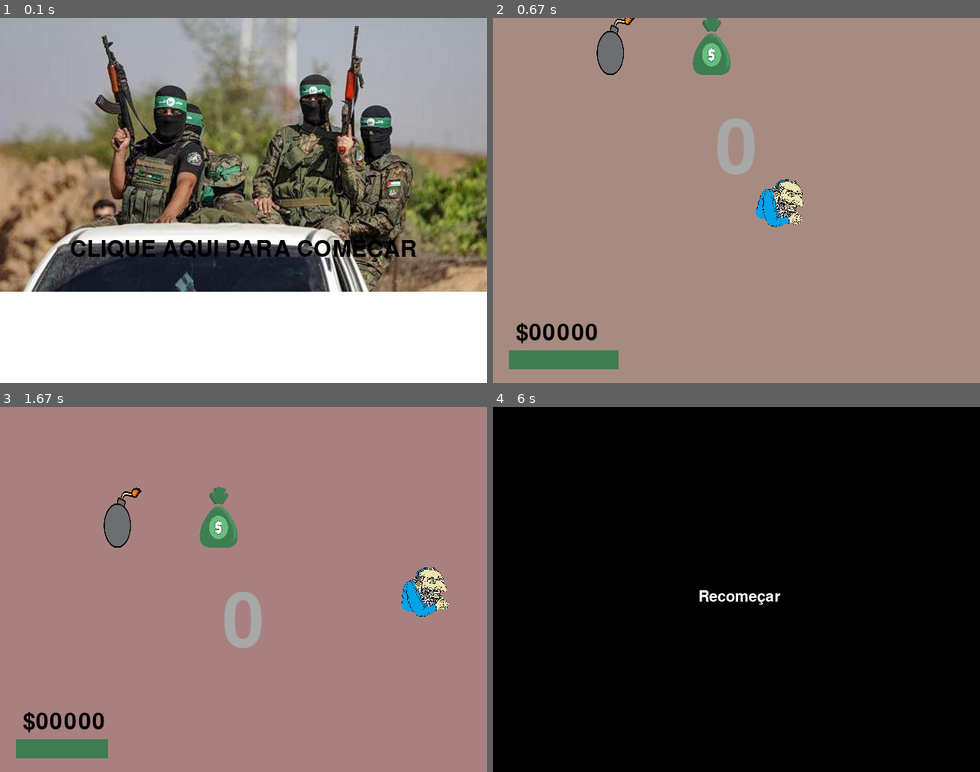
Above: before the commit, frames 1-4 (two rows, left to right).
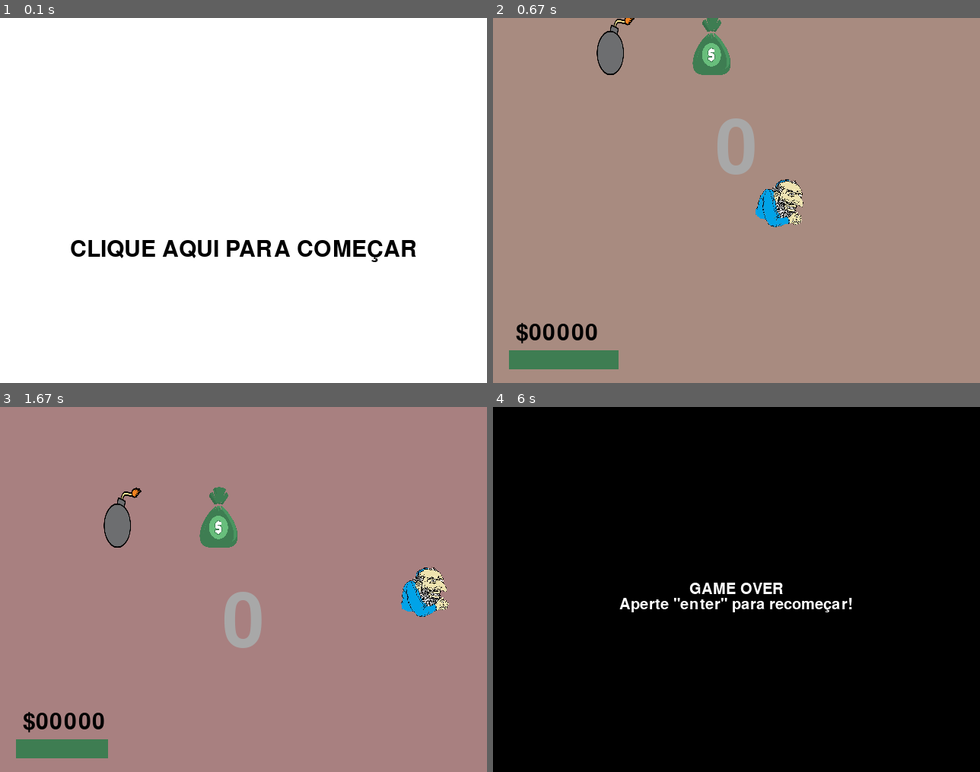
Above: after the commit, the same moments.

Repository: insper-classroom/projeto-pygame-jogo-thais-e-gustavo-valente
Game: pygame game, started from assets/src/jogo.py
Same seed, same stepped clock (60 frames per second), same inputs: the game is played once before the commit and once after it.
Inputs (mouse positions are in pixels of both pictures, inside the frame that each line leads up to):
- Up to frame 1 (0.1 s): no input
- Up to frame 2 (0.67 s): click "CLIQUE AQUI PARA COMEÇAR" at 0.38 s
- Up to frame 3 (1.67 s): click (126, 593) at 0.72 s; tap Space at 1 s; click (253, 465) at 1.38 s
- Up to frame 4 (6 s): click (741, 629) at 1.72 s; click (863, 647) at 2.05 s; click (863, 556) at 2.38 s; click (911, 560) at 2.72 s; click (906, 662) at 3.05 s; click (755, 574) at 3.38 s; click (629, 523) at 3.72 s; click (867, 629) at 4.05 s; click (658, 472) at 4.38 s; click (906, 585) at 4.72 s; click (643, 501) at 5.05 s; click (707, 480) at 5.38 s

The runs differ from the first frame. In frame 1, 72% of the frame differs, in the area x 0-100%, y 0-75%; in frame 2, nothing differs; in frame 3, nothing differs; in frame 4, 1.2%.

Commit message:
tela fim quase pronta

Diff:
--- a/assets/src/jogo.py
+++ b/assets/src/jogo.py
@@ -85,7 +85,7 @@
             clicou = False
             break
         window.fill((255, 255, 255))
-        window.blit(planodefundotit, (0, 0))
+        # window.blit(planodefundotit, (0, 0))
         comece = fonte_pequena.render('CLIQUE AQUI PARA COMEÇAR', True, (0, 0, 0))
         window.blit(comece, (window.get_width()/2 - comece.get_width()/2, 290))
 
@@ -171,8 +171,10 @@
 
 
             window.fill((0,0,0))
-            textotentenovamente = fonte_menor.render('Recomeçar', True, (255, 255, 255))
-            window.blit(textotentenovamente, (270, 240))
+            textofim = fonte_menor.render('GAME OVER', True, (255,255,255))
+            window.blit(textofim, (window.get_width()/2 - textofim.get_width()/2, window.get_height()/2 - textofim.get_height()/2))
+            textotentenovamente = fonte_menor.render('Aperte "enter" para recomeçar!', True, (255, 255, 255))
+            window.blit(textotentenovamente, (window.get_width()/2 - textotentenovamente.get_width()/2, window.get_height()/2 - textotentenovamente.get_height()/2 + textofim.get_height()))
 
             pygame.display.update()
 
